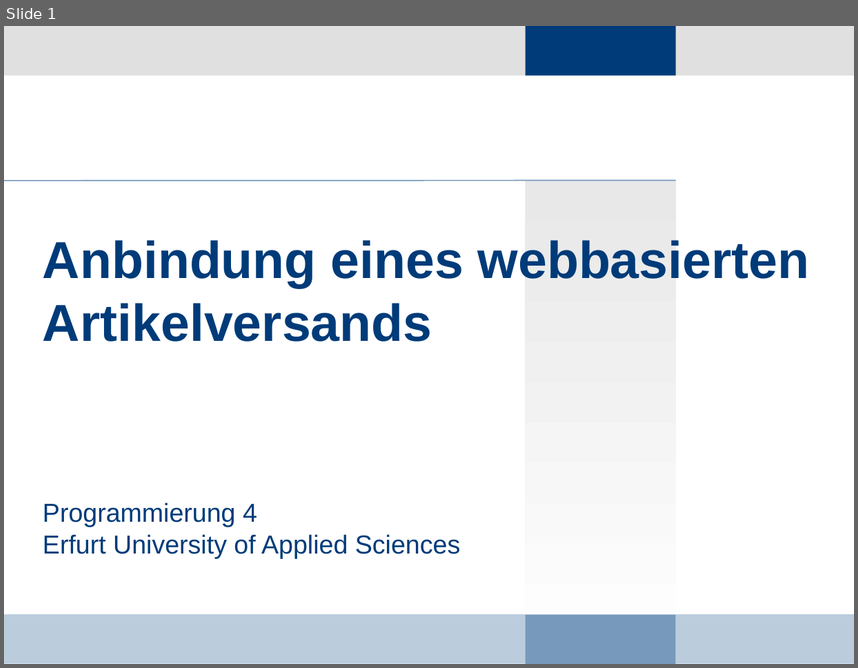
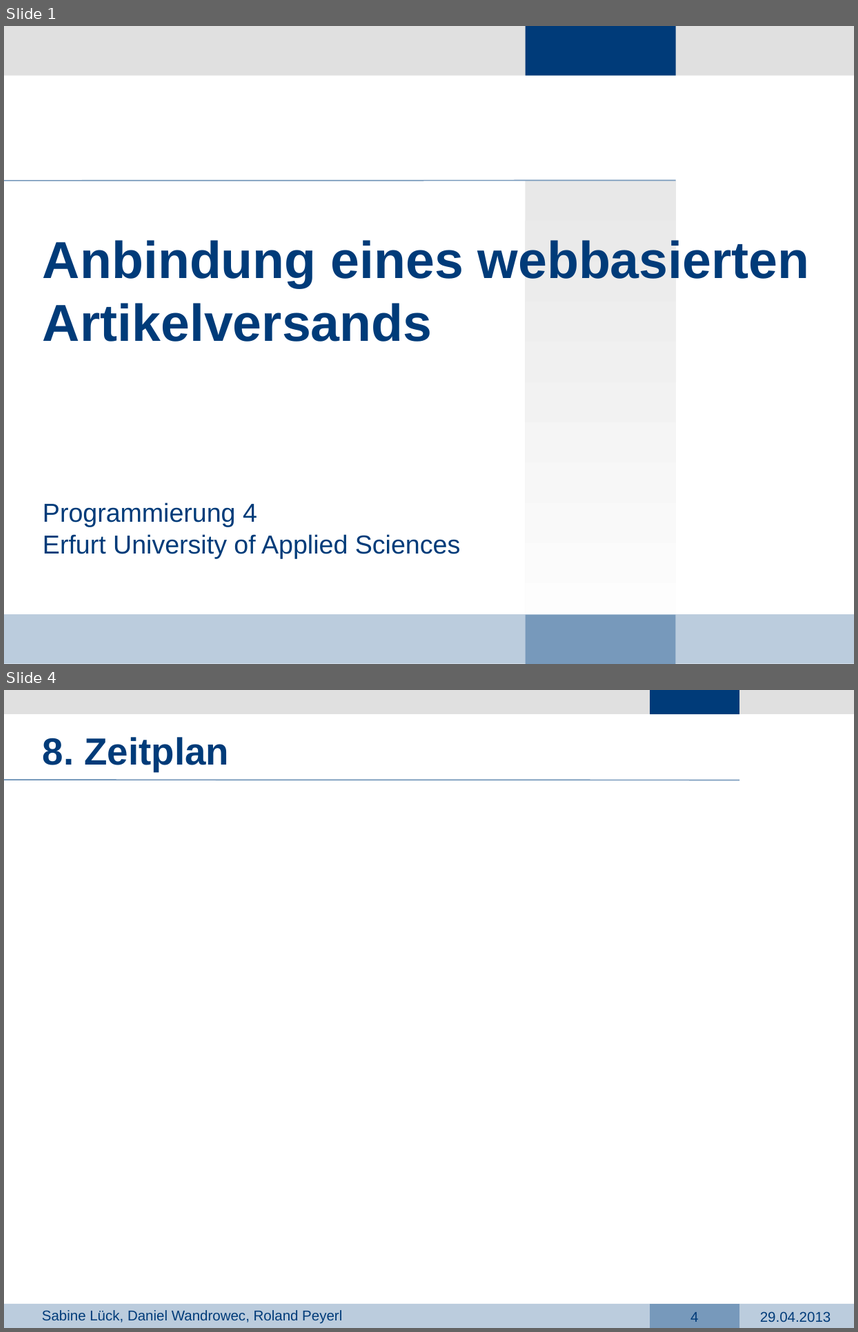
Before and after one commit to dark-saron/PRG4, a slide deck: Präsentation PRG4.pptx. Shown one above the other, each under a label of ours: slide 1 before the commit, slides 1 and 4 after it; the slides between them are not shown. The pictures are 858x668 and 858x1332 pixels, drawn with LibreOffice and Linux fonts; fonts in the diff are those of the drawing; background and template pictures are left out. Boxes give left, top, right and bottom in pixels: in the first picture for what was removed or moved away, otherwise in the second. Text is boxed around its words. In the diff, an @@ line names an element or a change of style, - is before the commit and + after.

```diff
--- a/Präsentation PRG4.pptx
+++ b/Präsentation PRG4.pptx
@@ slide 4 added at (4,690,854,1328), background #FFFFFF @@
@@ rectangle added at (4,690,854,713), fill #E0E0E0 @@
@@ rectangle added at (650,690,740,713), fill #003B79 @@
@@ text added at (43,737,229,771), 32 pt, text #003B79, bold @@
+8. Zeitplan
@@ line added from (4, 780) to (740, 780), #7799BB 1 pt @@
@@ rectangle added at (4,1304,854,1328), fill #BBCCDD @@
@@ text added at (42,1310,342,1323), 12 pt, text #003B79 @@
+Sabine Lück, Daniel Wandrowec, Roland Peyerl
@@ rectangle added at (650,1304,740,1328), fill #7799BB @@
@@ page number added at (691,1312,698,1321), 12 pt, text #003B79 @@
+4
@@ text added at (760,1311,831,1321), 12 pt, text #003B79 @@
+29.04.2013
```
Also in this commit, not shown: 2 slides changed, 2 other files.
